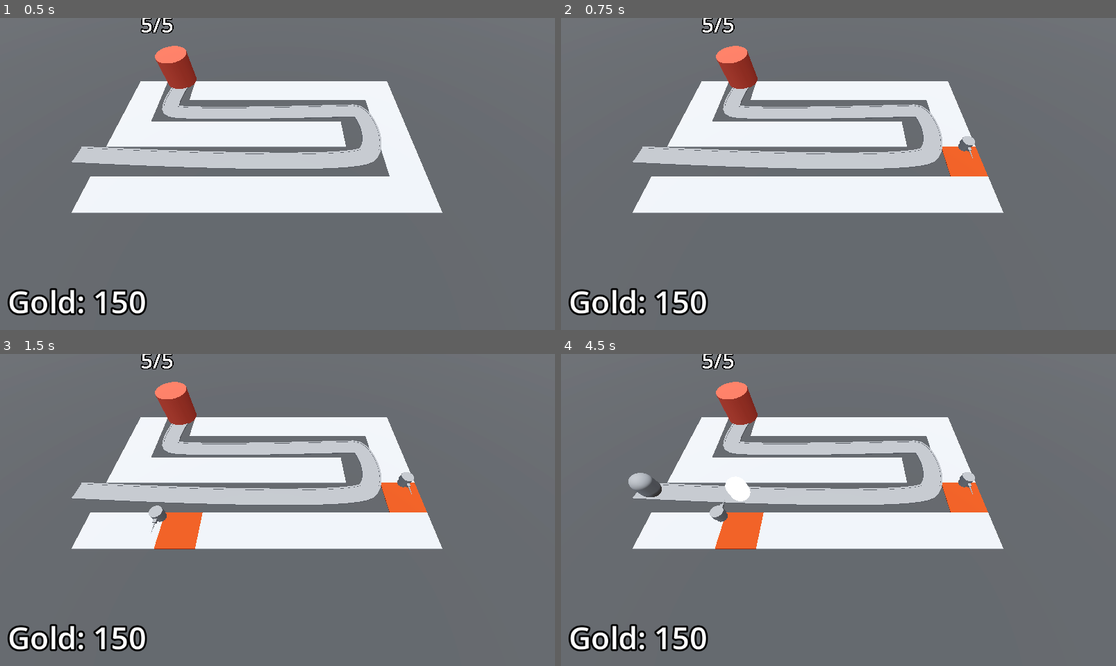
Above: before the commit, frames 1-4 (two rows, left to right).
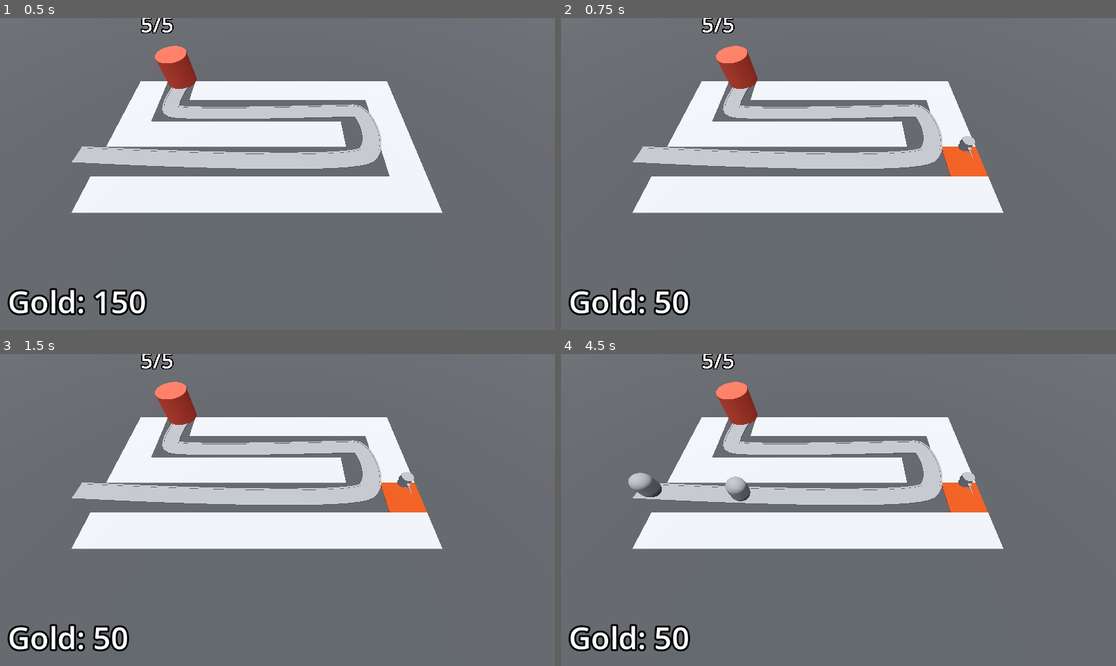
Above: after the commit, the same moments.

Repository: AlexanderMendivil/barbarian_blaster
Game: Godot game, scene res://BaseLevel.tscn
The game is run twice, just before and just after one commit, with the same random seed, the same clock (stepped at 60 frames per second) and the same inputs.
Inputs (mouse positions are in pixels of both pictures, inside the frame that each line leads up to):
- Up to frame 1 (0.5 s): no input
- Up to frame 2 (0.75 s): tap Enter at 0.5 s; move the mouse to (960, 158) at 0.52 s; click (960, 158) at 0.6 s
- Up to frame 3 (1.5 s): tap Space at 1.25 s; move the mouse to (166, 525) at 1.27 s; click (166, 525) at 1.35 s
- Up to frame 4 (4.5 s): tap Enter at 2 s; move the mouse to (894, 441) at 2.02 s; click (894, 441) at 2.1 s; move the mouse to (810, 572) at 2.77 s; click (810, 572) at 2.85 s; move the mouse to (1005, 556) at 3.52 s; click (1005, 556) at 3.6 s; move the mouse to (672, 463) at 4.27 s; click (672, 463) at 4.35 s

Frame 1 is identical in both runs. In frame 2, 0.5% of the frame differs, in the area x 16-27%, y 86-96%; in frame 3, 1.5%; in frame 4, 1.8%, in the area x 16-37%, y 39-96%.

Commit message:
Earn and spend gold

Diff:
--- a/BaseLevel.tscn
+++ b/BaseLevel.tscn
@@ -121,7 +121,7 @@
 turret = ExtResource("6_x1pfu")
 enemy_path = NodePath("../EnemyPath")
 
-[node name="Bank" type="MarginContainer" parent="."]
+[node name="Bank" type="MarginContainer" parent="." groups=["BANK"]]
 anchors_preset = 15
 anchor_right = 1.0
 anchor_bottom = 1.0
--- a/RayPickerCamera/ray_picker_camera.gd
+++ b/RayPickerCamera/ray_picker_camera.gd
@@ -1,7 +1,10 @@
 extends Camera3D
 
 @onready var ray_cast_3d: RayCast3D = $RayCast3D
+@onready var bank := get_tree().get_first_node_in_group("BANK")
+
 @export  var turret_manager: Node3D
+@export var turret_cost := 100
 
 func _process(_delta: float) -> void:
 	var mouse_position:Vector2 = get_viewport().get_mouse_position()
@@ -9,13 +12,17 @@
 	ray_cast_3d.force_raycast_update()
 
 	if ray_cast_3d.is_colliding():
-		Input.set_default_cursor_shape(Input.CURSOR_POINTING_HAND)
-		var collider = ray_cast_3d.get_collider()
-		if collider is GridMap && Input.is_action_just_pressed('click'):
-			var collision_point = ray_cast_3d.get_collision_point()
-			var cell = collider.local_to_map(collision_point)
-			if  collider.get_cell_item(cell) == 0:
-				collider.set_cell_item(cell, 1)
-				turret_manager.build_turret(collider.map_to_local(cell))
+		if bank.gold >= turret_cost:
+			Input.set_default_cursor_shape(Input.CURSOR_POINTING_HAND)
+			var collider = ray_cast_3d.get_collider()
+			if collider is GridMap && Input.is_action_just_pressed('click'):
+				var collision_point = ray_cast_3d.get_collision_point()
+				var cell = collider.local_to_map(collision_point)
+				if  collider.get_cell_item(cell) == 0:
+					collider.set_cell_item(cell, 1)
+					turret_manager.build_turret(collider.map_to_local(cell))
+					bank.gold -= turret_cost
+		else:
+			Input.set_default_cursor_shape(Input.CURSOR_ARROW)
 	else:
 		Input.set_default_cursor_shape(Input.CURSOR_ARROW)
--- a/bullet/bullet.gd
+++ b/bullet/bullet.gd
@@ -19,8 +19,8 @@
 
 func _on_area_entered(area:Area3D):
 	if area.is_in_group('ENEMY_AREA'):
-		print(enemy)
-		queue_free()
 		var parent = enemy.get_parent()
 		parent.damage(10)
+		if is_instance_valid(enemy):
+			queue_free()
 	pass # Replace with function body.
--- a/enemy/enemy.gd
+++ b/enemy/enemy.gd
@@ -1,10 +1,12 @@
 extends PathFollow3D
 
-@export var speed: float = 2.5
-@export var max_health := 50
 @onready var base
 @onready var animation_player: AnimationPlayer = $AnimationPlayer
+@onready var bank := get_tree().get_first_node_in_group("BANK")
 
+@export var max_health := 50
+@export var speed: float = 2.5
+@export var max_gold_earned := 15
 var current_health: int:
 	set(health_in):
 		if health_in < current_health:
@@ -12,6 +14,7 @@
 
 		current_health = health_in
 		if current_health < 1:
+			bank.gold += max_gold_earned
 			queue_free()
 
 func _ready() -> void:
--- a/turret/turret.gd
+++ b/turret/turret.gd
@@ -22,7 +22,6 @@
 
 
 func _on_timer_timeout():
-
 	if global_enemy:
 		var bullet = projectile.instantiate()
 		animation_player.play("recoil")
Not shown: 4 places in MeshLibraries/SpaceLibrary.tres that only renumber resources
